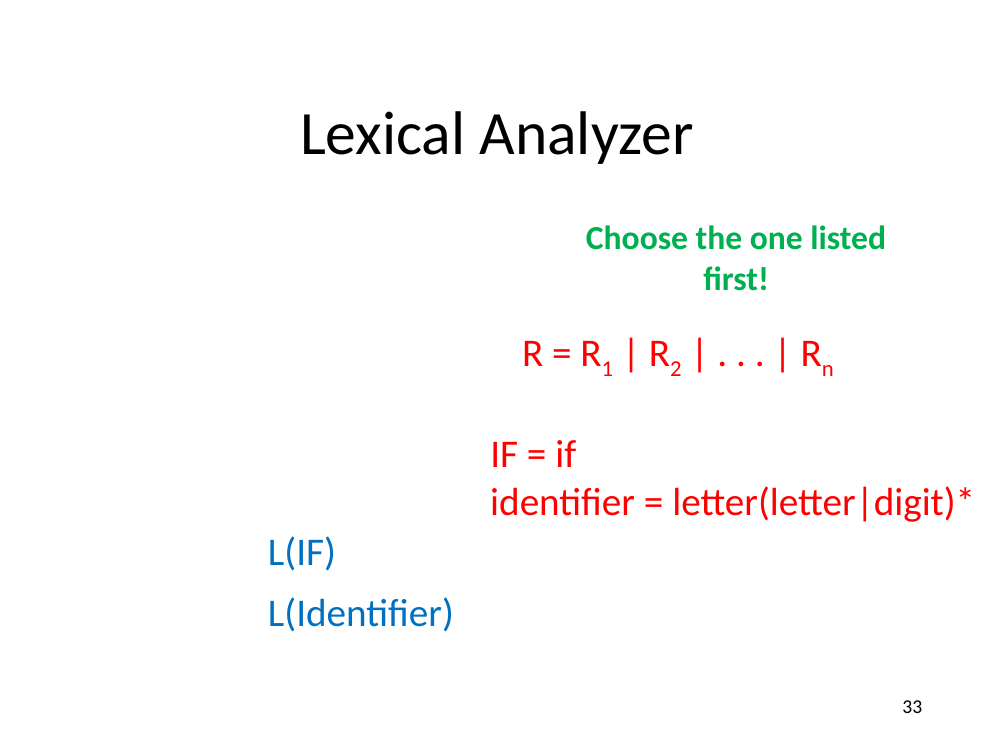
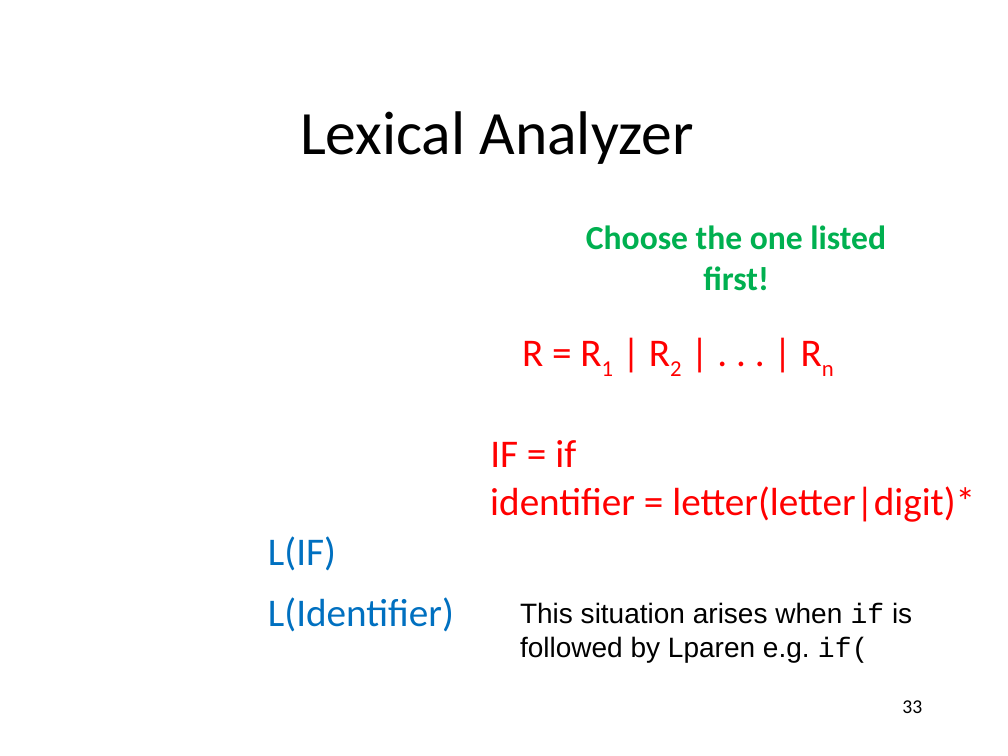
Before and after one commit to anoopsarkar/compilers-class, a slide deck: slide 33 of assets/ppt/lex/lex2-regular-expressions.pptx. Drawn at 1008x756 pixels with LibreOffice and Linux fonts; fonts in the diff are those of the drawing; grey boxes stand for pictures. Boxes give left, top, right and bottom in pixels: in the first picture for what was removed or moved away, otherwise in the second. Text is boxed around its words. In the diff, an @@ line names an element or a change of style, - is before the commit and + after.

```diff
--- a/assets/ppt/lex/lex2-regular-expressions.pptx
+++ b/assets/ppt/lex/lex2-regular-expressions.pptx
@@ text added at [520,602,912,663], 20 pt, text #000000 @@
+This situation arises when if is followed by Lparen e.g. if(
```
Also in this commit, not shown: 4 other slides changed, 1 other file.
